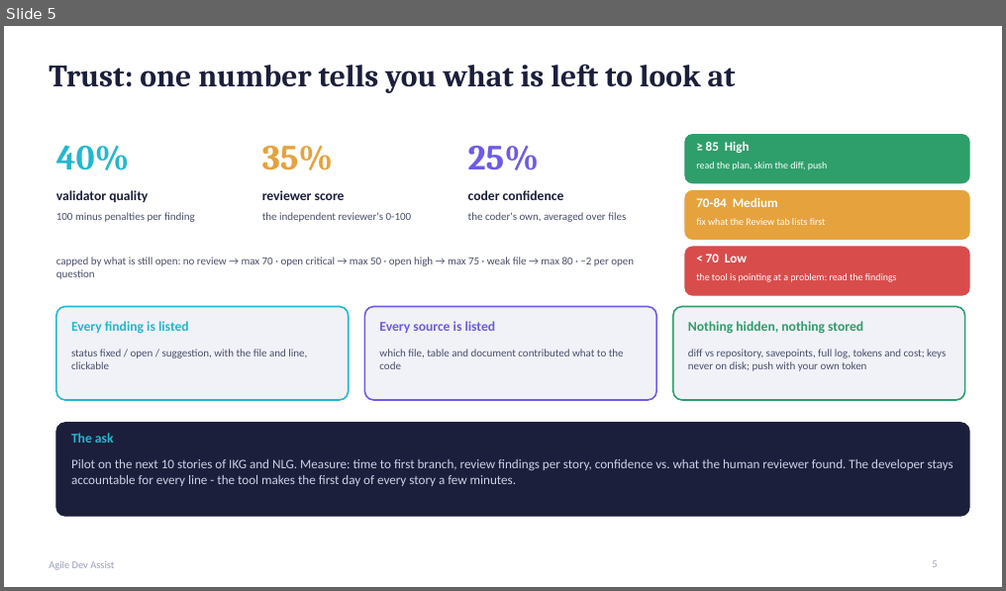
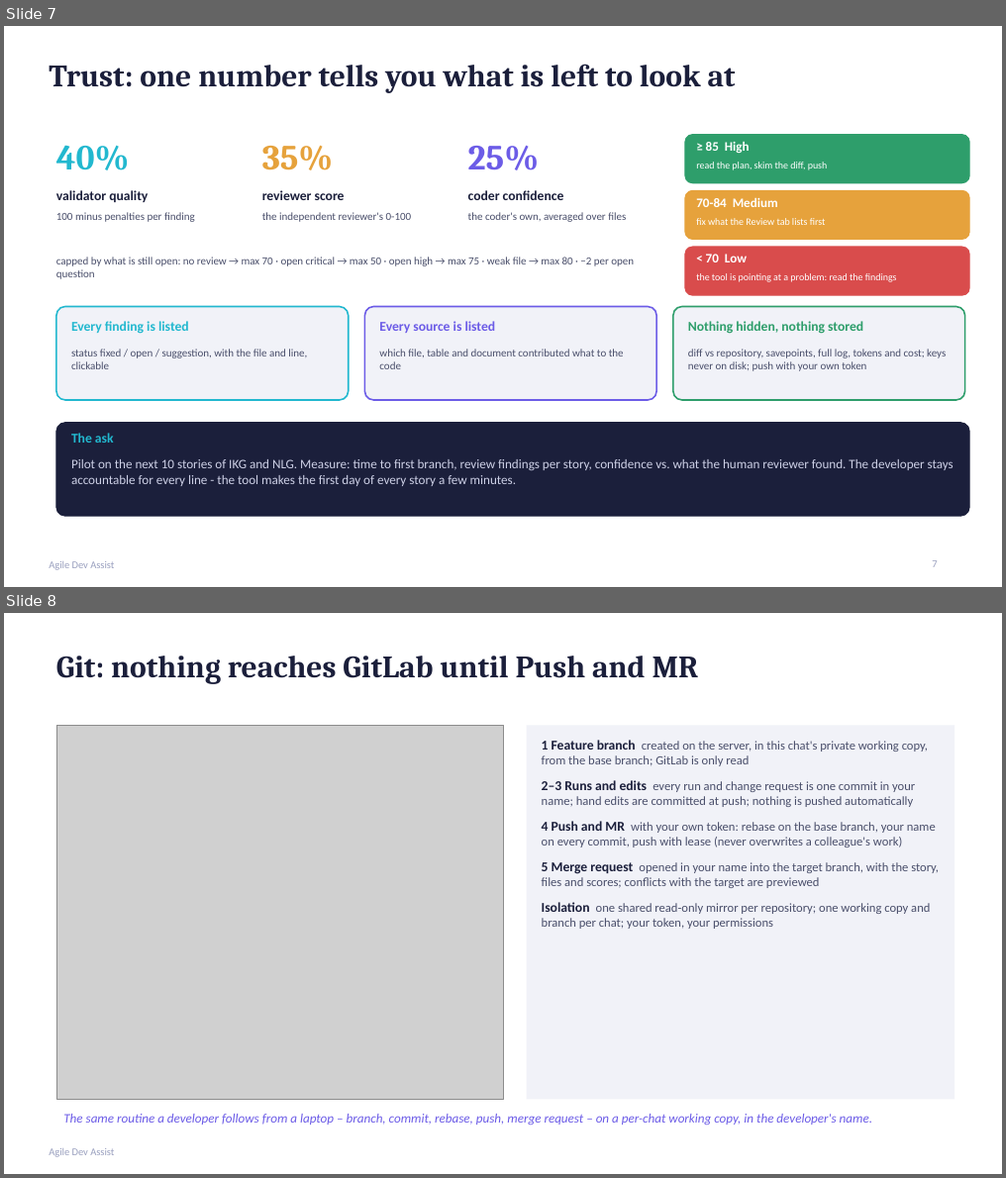
Before and after one commit to shahpratik48/Python, a slide deck: Agile_Dev_Assist_5_slides.pptx. Shown one above the other, each under a label of ours: slide 5 before the commit, slides 7 and 8 after it. The pictures are 1006x591 and 1006x1178 pixels, drawn with LibreOffice and Linux fonts; fonts in the diff are those of the drawing; grey boxes stand for pictures. Boxes give left, top, right and bottom in pixels: in the first picture for what was removed or moved away, otherwise in the second. Text is boxed around its words. In the diff, an @@ line names an element or a change of style, - is before the commit and + after.

```diff
--- a/Agile_Dev_Assist_5_slides.pptx
+++ b/Agile_Dev_Assist_5_slides.pptx
@@ slide 8 added at [4, 613, 1002, 1174], background #FFFFFF; not listed: 1 template element that a slide beside it also shows @@
@@ title added at [56, 656, 699, 684], 30 pt, text #1B1F3B, bold @@
+Git: nothing reaches GitLab until Push and MR
@@ picture added at [56, 725, 504, 1100] @@
@@ rectangle added at [527, 725, 954, 1100], fill #F1F2F8, 12 pt, text #4A4F6B @@
+1 Feature branch created on the server, in this chat's private working copy, from the base branch; GitLab is only read
+2–3 Runs and edits every run and change request is one commit in your name; hand edits are committed at push; nothing is pushed automatically
+4 Push and MR with your own token: rebase on the base branch, your name on every commit, push with lease (never overwrites a colleague's work)
+5 Merge request opened in your name into the target branch, with the story, files and scores; conflicts with the target are previewed
+Isolation one shared read-only mirror per repository; one working copy and branch per chat; your token, your permissions
@@ text added at [63, 1114, 872, 1125], 12.5 pt, text #6C5CE7, italic @@
+The same routine a developer follows from a laptop – branch, commit, rebase, push, merge request – on a per-chat working copy, in the developer's name.
@@ what was slide 5 is now slide 7 @@
```
Also in this commit, not shown: 2 other slides added, 1 other file.
